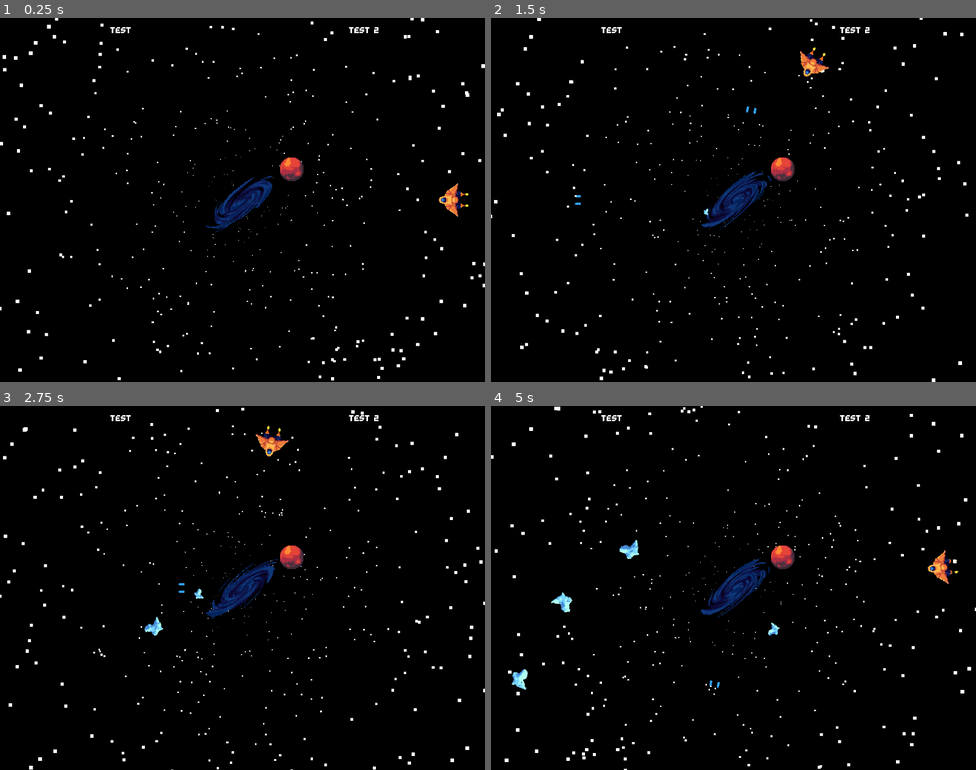
Above: before the commit, frames 1-4 (two rows, left to right).
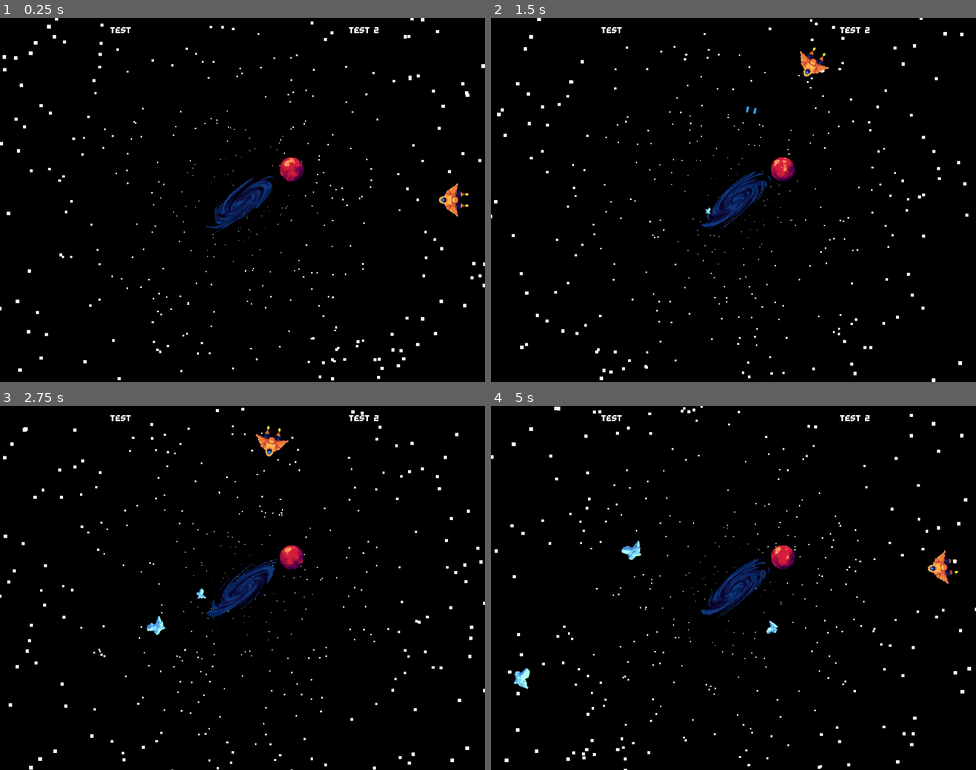
Above: after the commit, the same moments.

Repository: FrozenWellGames/moray_game_jam_2025
Game: Godot game, scene res://Game/game.tscn
Two runs of this game, one before a commit and one after it. Both use one fixed random seed, a clock stepped at 60 frames per second and the inputs below.
Inputs:
- Up to frame 1 (0.25 s): no input
- Up to frame 2 (1.5 s): hold Right (move_right) 0.53-1.28 s; hold Ctrl (fire) 0.53-1.28 s; hold Left (move_left) from 1.28 s (still down); tap Ctrl (fire) at 1.35 s
- Up to frame 3 (2.75 s): release Left (move_left) at 2.03 s; hold Right (move_right) from 2.03 s (still down); hold Ctrl (fire) from 2.03 s (still down)
- Up to frame 4 (5 s): release Ctrl (fire) at 2.78 s; tap Ctrl (fire) at 2.85, 4.35 s; release Right (move_right) at 3.53 s; hold Ctrl (fire) 3.53-4.28 s; hold Left (move_left) from 3.53 s (still down)

The runs differ from the first frame. In frame 1, 0.3% of the frame differs, in the area x 57-63%, y 38-45%; in frame 2, 0.3%; in frame 3, 0.4%; in frame 4, 0.7%, in the area x 4-63%, y 36-78%.

Commit message:
explosions

Diff:
--- a/Asteroids/asteroid.gd
+++ b/Asteroids/asteroid.gd
@@ -6,11 +6,25 @@
 @export var scale_changer:AnimationPlayer
 @export var speed: float = 150.00
 
+@export var explosion: PackedScene
+@export var explosion_spawn_point_1: Marker2D
+@export var explosion_spawn_point_2: Marker2D
+@export var explosion_spawn_point_3: Marker2D
+
 func _ready() -> void:
 	#print(randi() % 5)
 	animation_player.play("asteroid")
 	scale_changer.play("scale_up")
 
-
 func _process(delta: float) -> void:
 	position += transform.x * speed * delta
+
+
+func _on_area_2d_area_entered(area: Area2D) -> void:
+	if area.get_parent().name == "PlayerLaser":
+		SignalManager.emit_signal("spawn_effect", explosion, explosion_spawn_point_1.global_position)
+		SignalManager.emit_signal("spawn_effect", explosion, explosion_spawn_point_2.global_position)
+		SignalManager.emit_signal("spawn_effect", explosion, explosion_spawn_point_3.global_position)
+		area.get_parent().queue_free()
+	self.queue_free()
+	pass # Replace with function body.
--- a/Asteroids/asteroid.tscn
+++ b/Asteroids/asteroid.tscn
@@ -1,7 +1,23 @@
-[gd_scene load_steps=10 format=3 uid="uid://65tfep8oxdjt"]
+[gd_scene load_steps=11 format=3 uid="uid://65tfep8oxdjt"]
 
 [ext_resource type="Script" uid="uid://c3r8c22yedxfc" path="res://Asteroids/asteroid.gd" id="1_gc8g2"]
 [ext_resource type="Texture2D" uid="uid://bkmlmmulb2ecl" path="res://Asteroids/Assets/asteroid_01.png" id="1_v5rxd"]
+[ext_resource type="PackedScene" uid="uid://bqa5kticls4m0" path="res://Explosion/explosion.tscn" id="2_582lc"]
+
+[sub_resource type="Animation" id="Animation_582lc"]
+length = 0.001
+tracks/0/type = "value"
+tracks/0/imported = false
+tracks/0/enabled = true
+tracks/0/path = NodePath("Sprite2D:frame")
+tracks/0/interp = 1
+tracks/0/loop_wrap = true
+tracks/0/keys = {
+"times": PackedFloat32Array(0),
+"transitions": PackedFloat32Array(1),
+"update": 1,
+"values": [0]
+}
 
 [sub_resource type="Animation" id="Animation_gc8g2"]
 resource_name = "asteroid"
@@ -21,21 +37,6 @@
 "values": [0, 1, 2, 3, 4, 5, 6, 7, 8, 9, 10, 11, 12, 13, 14, 15, 16, 17, 18, 19, 20, 21, 22, 23, 24, 25, 26, 27, 28, 29, 30, 31, 32, 33, 34, 35]
 }
 
-[sub_resource type="Animation" id="Animation_582lc"]
-length = 0.001
-tracks/0/type = "value"
-tracks/0/imported = false
-tracks/0/enabled = true
-tracks/0/path = NodePath("Sprite2D:frame")
-tracks/0/interp = 1
-tracks/0/loop_wrap = true
-tracks/0/keys = {
-"times": PackedFloat32Array(0),
-"transitions": PackedFloat32Array(1),
-"update": 1,
-"values": [0]
-}
-
 [sub_resource type="AnimationLibrary" id="AnimationLibrary_582lc"]
 _data = {
 &"RESET": SubResource("Animation_582lc"),
@@ -44,6 +45,21 @@
 
 [sub_resource type="CircleShape2D" id="CircleShape2D_gc8g2"]
 radius = 22.0907
+
+[sub_resource type="Animation" id="Animation_tmjyk"]
+length = 0.001
+tracks/0/type = "value"
+tracks/0/imported = false
+tracks/0/enabled = true
+tracks/0/path = NodePath("Sprite2D:scale")
+tracks/0/interp = 1
+tracks/0/loop_wrap = true
+tracks/0/keys = {
+"times": PackedFloat32Array(0),
+"transitions": PackedFloat32Array(1),
+"update": 0,
+"values": [Vector2(1e-05, 1e-05)]
+}
 
 [sub_resource type="Animation" id="Animation_j1quy"]
 resource_name = "scale_up"
@@ -61,33 +77,23 @@
 "values": [Vector2(1e-05, 1e-05), Vector2(0.5, 0.5), Vector2(1, 1), Vector2(1.5, 1.5), Vector2(2, 2)]
 }
 
-[sub_resource type="Animation" id="Animation_tmjyk"]
-length = 0.001
-tracks/0/type = "value"
-tracks/0/imported = false
-tracks/0/enabled = true
-tracks/0/path = NodePath("Sprite2D:scale")
-tracks/0/interp = 1
-tracks/0/loop_wrap = true
-tracks/0/keys = {
-"times": PackedFloat32Array(0),
-"transitions": PackedFloat32Array(1),
-"update": 0,
-"values": [Vector2(1e-05, 1e-05)]
-}
-
 [sub_resource type="AnimationLibrary" id="AnimationLibrary_tmjyk"]
 _data = {
 &"RESET": SubResource("Animation_tmjyk"),
 &"scale_up": SubResource("Animation_j1quy")
 }
 
-[node name="Asteroid" type="Node2D" node_paths=PackedStringArray("animation_player", "scale_changer")]
+[node name="Asteroid" type="Node2D" node_paths=PackedStringArray("animation_player", "scale_changer", "explosion_spawn_point_1", "explosion_spawn_point_2", "explosion_spawn_point_3")]
 script = ExtResource("1_gc8g2")
 animation_player = NodePath("AnimationPlayer")
 scale_changer = NodePath("ScaleChanger")
+explosion = ExtResource("2_582lc")
+explosion_spawn_point_1 = NodePath("ExplosionPoint1")
+explosion_spawn_point_2 = NodePath("ExplosionPoint2")
+explosion_spawn_point_3 = NodePath("ExplosionPoint3")
 
 [node name="Sprite2D" type="Sprite2D" parent="."]
+position = Vector2(-6, 0)
 scale = Vector2(1e-05, 1e-05)
 texture = ExtResource("1_v5rxd")
 hframes = 6
@@ -109,3 +115,14 @@
 libraries = {
 &"": SubResource("AnimationLibrary_tmjyk")
 }
+
+[node name="ExplosionPoint1" type="Marker2D" parent="."]
+position = Vector2(-9.21, -11.28)
+
+[node name="ExplosionPoint2" type="Marker2D" parent="."]
+position = Vector2(14.735, 3.525)
+
+[node name="ExplosionPoint3" type="Marker2D" parent="."]
+position = Vector2(-7.61, 10.82)
+
+[connection signal="area_entered" from="Area2D" to="." method="_on_area_2d_area_entered"]
--- /dev/null
+++ b/Explosion/explosion.gd
@@ -0,0 +1,13 @@
+extends Node2D
+
+@export_subgroup("Nodes")
+@export var animation_player:AnimationPlayer
+
+
+func _ready() -> void:
+	#animation_player.stop()
+	animation_player.play("explosion")
+
+
+func destroy_anim() -> void:
+	queue_free()
--- /dev/null
+++ b/Explosion/explosion.tscn
@@ -0,0 +1,74 @@
+[gd_scene load_steps=7 format=3 uid="uid://bqa5kticls4m0"]
+
+[ext_resource type="Texture2D" uid="uid://cjc2j8f8lrj1l" path="res://Explosion/Assets/explosion_sheet.png" id="1_n010t"]
+[ext_resource type="Script" uid="uid://boe66yljx2hcv" path="res://Explosion/explosion.gd" id="1_q4aua"]
+
+[sub_resource type="CanvasItemMaterial" id="CanvasItemMaterial_n010t"]
+blend_mode = 1
+
+[sub_resource type="Animation" id="Animation_4meeo"]
+length = 0.001
+tracks/0/type = "value"
+tracks/0/imported = false
+tracks/0/enabled = true
+tracks/0/path = NodePath("Sprite2D:frame")
+tracks/0/interp = 1
+tracks/0/loop_wrap = true
+tracks/0/keys = {
+"times": PackedFloat32Array(0),
+"transitions": PackedFloat32Array(1),
+"update": 1,
+"values": [0]
+}
+
+[sub_resource type="Animation" id="Animation_n010t"]
+resource_name = "explosion"
+length = 0.8
+step = 0.1
+tracks/0/type = "value"
+tracks/0/imported = false
+tracks/0/enabled = true
+tracks/0/path = NodePath("Sprite2D:frame")
+tracks/0/interp = 1
+tracks/0/loop_wrap = true
+tracks/0/keys = {
+"times": PackedFloat32Array(0, 0.1, 0.2, 0.3, 0.4, 0.5, 0.6, 0.7),
+"transitions": PackedFloat32Array(1, 1, 1, 1, 1, 1, 1, 1),
+"update": 1,
+"values": [0, 1, 2, 3, 4, 5, 6, 7]
+}
+tracks/1/type = "method"
+tracks/1/imported = false
+tracks/1/enabled = true
+tracks/1/path = NodePath(".")
+tracks/1/interp = 1
+tracks/1/loop_wrap = true
+tracks/1/keys = {
+"times": PackedFloat32Array(0.8),
+"transitions": PackedFloat32Array(1),
+"values": [{
+"args": [],
+"method": &"destroy_anim"
+}]
+}
+
+[sub_resource type="AnimationLibrary" id="AnimationLibrary_mqt15"]
+_data = {
+&"RESET": SubResource("Animation_4meeo"),
+&"explosion": SubResource("Animation_n010t")
+}
+
+[node name="Explosion" type="Node2D" node_paths=PackedStringArray("animation_player")]
+script = ExtResource("1_q4aua")
+animation_player = NodePath("AnimationPlayer")
+
+[node name="Sprite2D" type="Sprite2D" parent="."]
+material = SubResource("CanvasItemMaterial_n010t")
+scale = Vector2(2, 2)
+texture = ExtResource("1_n010t")
+hframes = 8
+
+[node name="AnimationPlayer" type="AnimationPlayer" parent="."]
+libraries = {
+&"": SubResource("AnimationLibrary_mqt15")
+}
--- /dev/null
+++ b/Game/effect_spawner.gd
@@ -0,0 +1,10 @@
+extends Node2D
+
+
+func _ready() -> void:
+	SignalManager.spawn_effect.connect(on_spawn_effect)
+
+func on_spawn_effect(GameObject: PackedScene, Position: Vector2) -> void:
+	var effect: Node2D = GameObject.instantiate()
+	effect.position = Position
+	add_child(effect)
--- /dev/null
+++ b/Game/effect_spawner.tscn
@@ -0,0 +1,6 @@
+[gd_scene load_steps=2 format=3 uid="uid://crc2qykhc8105"]
+
+[ext_resource type="Script" uid="uid://4ttv4xg1asah" path="res://Game/effect_spawner.gd" id="1_xvjbg"]
+
+[node name="EffectSpawner" type="Node2D"]
+script = ExtResource("1_xvjbg")
--- a/Game/game.tscn
+++ b/Game/game.tscn
@@ -8,6 +8,8 @@
 [ext_resource type="PackedScene" uid="uid://d0rxnvif8liqo" path="res://Galaxies/galaxy_centre.tscn" id="6_qmv3x"]
 [ext_resource type="FontFile" uid="uid://cwkhsdu4asbxb" path="res://Fonts/GravityBold8.ttf" id="7_oomkl"]
 [ext_resource type="PackedScene" uid="uid://c41lsfncsktrp" path="res://Asteroids/asteroid_spawner.tscn" id="8_buohc"]
+[ext_resource type="PackedScene" uid="uid://crfcy6ftxofcw" path="res://Game/player_laser_garbage_collection.tscn" id="9_kul4i"]
+[ext_resource type="PackedScene" uid="uid://crc2qykhc8105" path="res://Game/effect_spawner.tscn" id="10_7gi1t"]
 
 [sub_resource type="LabelSettings" id="LabelSettings_buohc"]
 font = ExtResource("7_oomkl")
@@ -89,3 +91,8 @@
 text = "TEST 2"
 label_settings = SubResource("LabelSettings_kul4i")
 horizontal_alignment = 1
+
+[node name="PlayerLaserGarbageCollection" parent="." instance=ExtResource("9_kul4i")]
+position = Vector2(640, 480)
+
+[node name="EffectSpawner" parent="." instance=ExtResource("10_7gi1t")]
--- /dev/null
+++ b/Game/player_laser_garbage_collection.gd
@@ -0,0 +1,6 @@
+extends Area2D
+
+
+func _on_area_entered(area: Area2D) -> void:
+	if area.get_parent().name == "PlayerLaser":
+		area.get_parent().queue_free()
--- /dev/null
+++ b/Game/player_laser_garbage_collection.tscn
@@ -0,0 +1,16 @@
+[gd_scene load_steps=3 format=3 uid="uid://crfcy6ftxofcw"]
+
+[ext_resource type="Script" uid="uid://sbouw2u4u74w" path="res://Game/player_laser_garbage_collection.gd" id="1_pqs7p"]
+
+[sub_resource type="CircleShape2D" id="CircleShape2D_buohc"]
+radius = 38.2099
+
+[node name="PlayerLaserGarbageCollection" type="Area2D"]
+collision_layer = 4
+collision_mask = 2
+script = ExtResource("1_pqs7p")
+
+[node name="CollisionShape2D" type="CollisionShape2D" parent="."]
+shape = SubResource("CircleShape2D_buohc")
+
+[connection signal="area_entered" from="." to="." method="_on_area_entered"]
--- /dev/null
+++ b/Planets/Scenes/planet.gd
@@ -0,0 +1,8 @@
+extends Node2D
+
+@export_subgroup("Nodes")
+@export var animation_player:AnimationPlayer
+
+
+func _ready() -> void:
+	animation_player.play("planet")
--- a/Planets/Scenes/planet.tscn
+++ b/Planets/Scenes/planet.tscn
@@ -1,10 +1,52 @@
-[gd_scene load_steps=3 format=3 uid="uid://pv3yek2jmg01"]
+[gd_scene load_steps=7 format=3 uid="uid://pv3yek2jmg01"]
 
 [ext_resource type="Texture2D" uid="uid://dg42bnaphc1wf" path="res://Planets/Assets/planet_01.png" id="1_j0hk6"]
+[ext_resource type="Script" uid="uid://cvribofqqb5k2" path="res://Planets/Scenes/planet.gd" id="1_qh36m"]
 
 [sub_resource type="CircleShape2D" id="CircleShape2D_7raqb"]
 
-[node name="Planet" type="Area2D"]
+[sub_resource type="Animation" id="Animation_j0hk6"]
+resource_name = "planet"
+length = 3.6
+loop_mode = 1
+step = 0.1
+tracks/0/type = "value"
+tracks/0/imported = false
+tracks/0/enabled = true
+tracks/0/path = NodePath("Sprite2D:frame")
+tracks/0/interp = 1
+tracks/0/loop_wrap = true
+tracks/0/keys = {
+"times": PackedFloat32Array(0, 0.1, 0.2, 0.3, 0.4, 0.5, 0.6, 0.7, 0.8, 0.9, 1, 1.1, 1.2, 1.3, 1.4, 1.5, 1.6, 1.7, 1.8, 1.9, 2, 2.1, 2.2, 2.3, 2.4, 2.5, 2.6, 2.7, 2.8, 2.9, 3, 3.1, 3.2, 3.3, 3.4, 3.5),
+"transitions": PackedFloat32Array(1, 1, 1, 1, 1, 1, 1, 1, 1, 1, 1, 1, 1, 1, 1, 1, 1, 1, 1, 1, 1, 1, 1, 1, 1, 1, 1, 1, 1, 1, 1, 1, 1, 1, 1, 1),
+"update": 1,
+"values": [0, 1, 2, 3, 4, 5, 6, 7, 8, 9, 10, 11, 12, 13, 14, 15, 16, 17, 18, 19, 20, 21, 22, 23, 24, 25, 26, 27, 28, 29, 30, 31, 32, 33, 34, 35]
+}
+
+[sub_resource type="Animation" id="Animation_qh36m"]
+length = 0.001
+tracks/0/type = "value"
+tracks/0/imported = false
+tracks/0/enabled = true
+tracks/0/path = NodePath("Sprite2D:frame")
+tracks/0/interp = 1
+tracks/0/loop_wrap = true
+tracks/0/keys = {
+"times": PackedFloat32Array(0),
+"transitions": PackedFloat32Array(1),
+"update": 1,
+"values": [0]
+}
+
+[sub_resource type="AnimationLibrary" id="AnimationLibrary_qh36m"]
+_data = {
+&"RESET": SubResource("Animation_qh36m"),
+&"planet": SubResource("Animation_j0hk6")
+}
+
+[node name="Planet" type="Area2D" node_paths=PackedStringArray("animation_player")]
+script = ExtResource("1_qh36m")
+animation_player = NodePath("AnimationPlayer")
 
 [node name="CollisionShape2D" type="CollisionShape2D" parent="."]
 shape = SubResource("CircleShape2D_7raqb")
@@ -13,3 +55,10 @@
 position = Vector2(769, 398)
 scale = Vector2(2, 2)
 texture = ExtResource("1_j0hk6")
+hframes = 6
+vframes = 6
+
+[node name="AnimationPlayer" type="AnimationPlayer" parent="."]
+libraries = {
+&"": SubResource("AnimationLibrary_qh36m")
+}
--- a/Player/components/animation_component.gd
+++ b/Player/components/animation_component.gd
@@ -6,7 +6,7 @@
 @export var animation_player: AnimationPlayer
 
 
-func handle_player_animation(move_direction: float) -> void:
+func handle_player_animation() -> void:
 	#if move_direction < -0.2:
 		#animation_player.play("fly_left")
 	#elif move_direction > 0.2:
--- a/Player/player.gd
+++ b/Player/player.gd
@@ -15,4 +15,4 @@
 	movement_component.handle_movement(self, input_component.input_horizontal, delta, rotation_center)
 	rotation_component.handle_rotation(self, rotation_center)
 	fire_component.handle_fire(self, input_component.get_fire_input_just_pressed())
-	animation_component.handle_player_animation(input_component.input_horizontal)
+	animation_component.handle_player_animation()
--- a/Player/player_laser.tscn
+++ b/Player/player_laser.tscn
@@ -4,7 +4,8 @@
 [ext_resource type="Texture2D" uid="uid://c2oio2liu3qoe" path="res://Assets/missile_placeholder.png" id="2_ge2j6"]
 
 [sub_resource type="CapsuleShape2D" id="CapsuleShape2D_sbrsl"]
-height = 20.0
+radius = 8.0
+height = 28.0
 
 [sub_resource type="CanvasItemMaterial" id="CanvasItemMaterial_ge2j6"]
 blend_mode = 1
@@ -15,13 +16,16 @@
 [node name="PlayerLaser" type="Node2D"]
 script = ExtResource("1_6jnck")
 
+[node name="VisibleOnScreenNotifier2D" type="VisibleOnScreenNotifier2D" parent="."]
+position = Vector2(8, 0)
+scale = Vector2(0.8, 1.3)
+
 [node name="Area2D" type="Area2D" parent="."]
 collision_layer = 2
 collision_mask = 4
 
 [node name="CollisionShape2D" type="CollisionShape2D" parent="Area2D"]
-position = Vector2(9, 0)
-rotation = 1.5708
+position = Vector2(8, 0)
 shape = SubResource("CapsuleShape2D_sbrsl")
 
 [node name="BeamLeft" type="Sprite2D" parent="."]
@@ -34,8 +38,4 @@
 position = Vector2(8, 10)
 texture = ExtResource("2_ge2j6")
 
-[node name="VisibleOnScreenNotifier2D" type="VisibleOnScreenNotifier2D" parent="."]
-position = Vector2(8, -1.49012e-06)
-scale = Vector2(0.8, 1.3)
-
 [connection signal="screen_exited" from="VisibleOnScreenNotifier2D" to="." method="_on_visible_on_screen_notifier_2d_screen_exited"]
--- a/Singletons/signal_manager.gd
+++ b/Singletons/signal_manager.gd
@@ -2,3 +2,4 @@
 
 
 signal spawn_bullet(GameObject, Position, Rotation)
+signal spawn_effect(GameObject, Position)
Binary file removed: Assets/explosion_sheet.png
Binary file added: Explosion/Assets/explosion_sheet.png
Not shown, changed: Explosion/Assets/explosion_sheet.png.import
Not shown, added: Explosion/explosion.gd.uid
Not shown, added: Game/effect_spawner.gd.uid
Not shown: 1 places in Game/game.tscn that only renumber resources
Not shown, added: Game/player_laser_garbage_collection.gd.uid
Binary file changed: Planets/Assets/planet_01.png
Binary file changed: Planets/Assets/planet_02.png
Binary file changed: Planets/Assets/planet_03.png
Binary file changed: Planets/Assets/planet_04.png
Binary file removed: Planets/Assets/planet_05.png
(and 12 more such lines)
